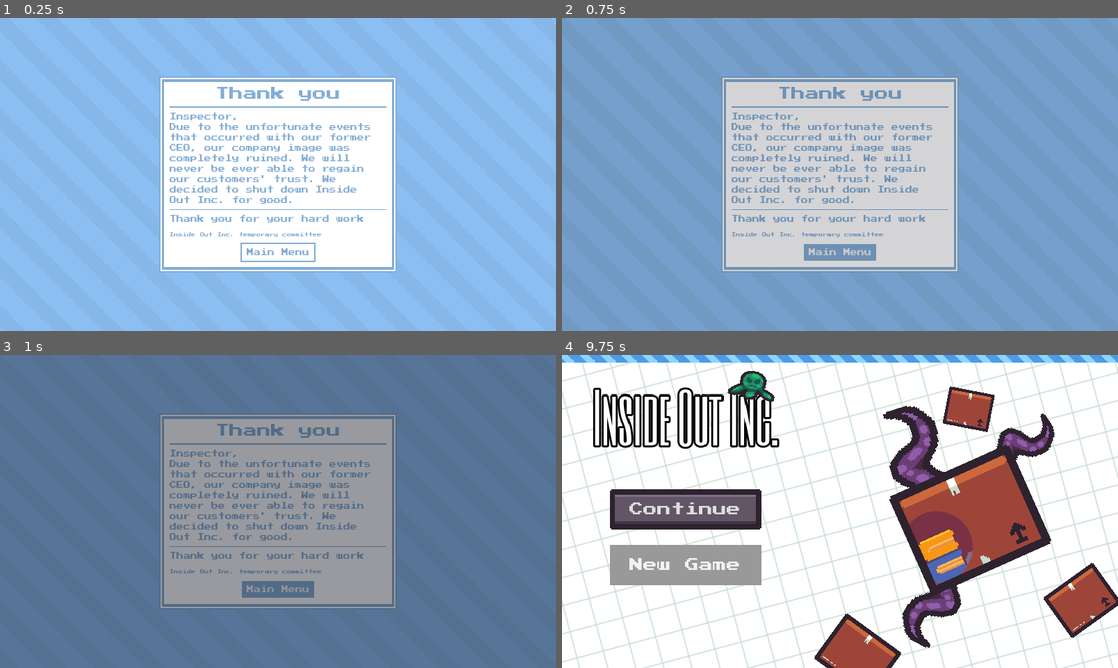
Above: before the commit, frames 1-4 (two rows, left to right).
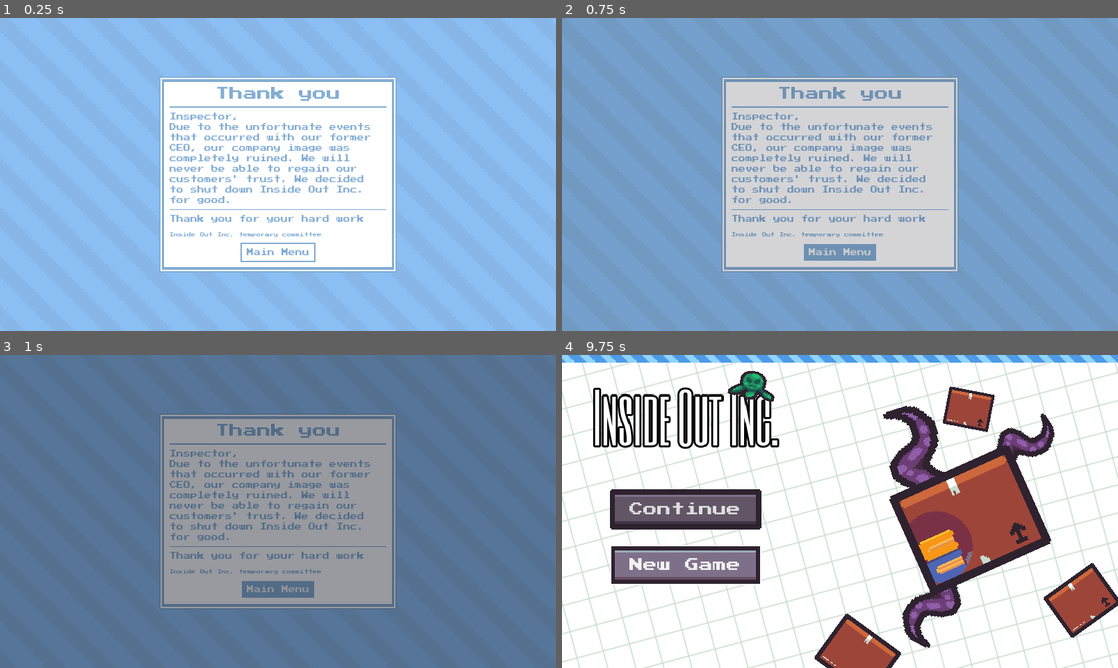
Above: after the commit, the same moments.

Repository: FixelDev/inside-out-inc
Game: Godot game, scene res://scenes/ending/ending.tscn
Two runs of this game, one before a commit and one after it. Both use one fixed random seed, a clock stepped at 60 frames per second and the inputs below. This scene is started directly instead of the project's main scene.
Inputs (mouse positions are in pixels of both pictures, inside the frame that each line leads up to):
- Up to frame 1 (0.25 s): no input
- Up to frame 2 (0.75 s): click "Main Menu" at 0.5 s
- Up to frame 3 (1 s): no input
- Up to frame 4 (9.75 s): move the mouse to (962, 495) at 1.27 s; move the mouse to (728, 527) at 2.02 s; move the mouse to (895, 442) at 2.77 s; move the mouse to (812, 574) at 3.52 s; move the mouse to (1006, 558) at 4.27 s; move the mouse to (673, 464) at 5.02 s; move the mouse to (867, 511) at 5.77 s; move the mouse to (756, 433) at 6.52 s; move the mouse to (962, 495) at 7.27 s; move the mouse to (728, 527) at 8.02 s; click "New Game" at 8.75 s; click "New Game" at 9.5 s

The runs differ from the first frame. In frame 1, 1.0% of the frame differs, in the area x 30-66%, y 46-60%; in frame 2, 1.0%; in frame 3, 0.8%; in frame 4, 3.2%, in the area x 8-36%, y 60-74%.

Commit message:
Finish the game up

Diff:
--- a/day/day0.tres
+++ b/day/day0.tres
@@ -5,10 +5,10 @@
 [resource]
 script = ExtResource("1_7ig46")
 number = 8
-packages_amount = 12
-strikes_amount = 3
-normal_time_left = 5.0
-emergency_time_left = 4.0
+packages_amount = 20
+strikes_amount = 20
+normal_time_left = 20.0
+emergency_time_left = 20.0
 package_type_odds = {
 "evil_package": 0.55,
 "normal_package": 0.45
--- a/day/day6.tres
+++ b/day/day6.tres
@@ -7,8 +7,8 @@
 number = 6
 packages_amount = 14
 strikes_amount = 3
-normal_time_left = 7.0
-emergency_time_left = 6.0
+normal_time_left = 6.0
+emergency_time_left = 5.0
 package_type_odds = {
 "evil_package": 0.6,
 "normal_package": 0.4
--- a/day/day7.tres
+++ b/day/day7.tres
@@ -6,9 +6,9 @@
 script = ExtResource("1_rtitg")
 number = 7
 packages_amount = 16
-strikes_amount = 3
-normal_time_left = 6.0
-emergency_time_left = 5.0
+strikes_amount = 2
+normal_time_left = 5.0
+emergency_time_left = 4.0
 package_type_odds = {
 "evil_package": 0.55,
 "normal_package": 0.45
--- a/entities/aliens/parts/vampire_mouth/vampire_mouth.tscn
+++ b/entities/aliens/parts/vampire_mouth/vampire_mouth.tscn
@@ -4,6 +4,7 @@
 [ext_resource type="Texture2D" uid="uid://bybkajuofaeni" path="res://entities/aliens/parts/vampire_mouth/vampire_mouth.png" id="2_6y2vf"]
 
 [node name="VampireMouth" instance=ExtResource("1_wxj5y")]
+max_scale = 0.3
 is_bounce_animation = true
 
 [node name="AlienPart" parent="." index="0"]
--- a/entities/emergency_module/emergency_keypad_panel/number_button.tscn
+++ b/entities/emergency_module/emergency_keypad_panel/number_button.tscn
@@ -32,6 +32,7 @@
 custom_minimum_size = Vector2(0, 60)
 size_flags_horizontal = 3
 size_flags_vertical = 3
+mouse_default_cursor_shape = 2
 theme_override_colors/font_hover_color = Color(0.194349, 0.194349, 0.194349, 1)
 theme_override_styles/normal = SubResource("StyleBoxTexture_ta5tk")
 theme_override_styles/hover = SubResource("StyleBoxTexture_u3ne2")
--- a/entities/packages/fridge/fridge.tscn
+++ b/entities/packages/fridge/fridge.tscn
@@ -5,6 +5,7 @@
 [ext_resource type="Texture2D" uid="uid://kdvmq4xn7bns" path="res://entities/packages/fridge/fridge.png" id="3_cc1vu"]
 
 [node name="Fridge" instance=ExtResource("1_s0wnd")]
+scale = Vector2(3.5, 3.5)
 x_ray_sprites = Array[Texture2D]([ExtResource("2_dal16")])
 
 [node name="NormalSprite" parent="." index="0"]
--- a/globals/day_manager/day_manager.gd
+++ b/globals/day_manager/day_manager.gd
@@ -3,7 +3,7 @@
 @export var days: Array[Day] = []
 
 var current_day: Day
-var current_day_index = 7
+var current_day_index = 0
 
 func _ready() -> void:
 	current_day = days[current_day_index]
@@ -17,3 +17,8 @@
 
 func is_last_day() -> bool:
 	return current_day.number == days.size()
+
+
+func set_current_day(index: int) -> void:
+	current_day_index = index
+	current_day = days[current_day_index]
--- a/globals/day_manager/day_manager.tscn
+++ b/globals/day_manager/day_manager.tscn
@@ -8,8 +8,7 @@
 [ext_resource type="Resource" uid="uid://dyd7mf3ktwwvt" path="res://day/day5.tres" id="6_agetx"]
 [ext_resource type="Resource" uid="uid://b0mbi3akwk20u" path="res://day/day6.tres" id="7_dy8dt"]
 [ext_resource type="Resource" uid="uid://cb6e3bmofuoj8" path="res://day/day7.tres" id="8_4urst"]
-[ext_resource type="Resource" uid="uid://c3ethutb8csw" path="res://day/day0.tres" id="9_mus4m"]
 
 [node name="DayManager" type="Node2D"]
 script = ExtResource("1_uhfh6")
-days = Array[Resource("res://day/day.gd")]([ExtResource("2_omlf3"), ExtResource("3_7rcxq"), ExtResource("4_0gti1"), ExtResource("5_g8b5b"), ExtResource("6_agetx"), ExtResource("7_dy8dt"), ExtResource("8_4urst"), ExtResource("9_mus4m")])
+days = Array[Resource("res://day/day.gd")]([ExtResource("2_omlf3"), ExtResource("3_7rcxq"), ExtResource("4_0gti1"), ExtResource("5_g8b5b"), ExtResource("6_agetx"), ExtResource("7_dy8dt"), ExtResource("8_4urst")])
--- a/scenes/ending/ending.gd
+++ b/scenes/ending/ending.gd
@@ -20,4 +20,5 @@
 	tween.tween_property(dark_panel, "modulate:a", 1, 1)
 	await tween.finished
 
+	DayManager.set_current_day(DayManager.days.size() - 1)
 	SceneManager.load_scene(SceneManager.menu_scene)
--- a/scenes/ending/ending.tscn
+++ b/scenes/ending/ending.tscn
@@ -83,7 +83,7 @@
 layout_mode = 2
 theme_override_font_sizes/font_size = 16
 text = "Inspector,
-Due to the unfortunate events that occurred with our former CEO, our company image was completely ruined. We will never be ever able to regain our customers' trust. We decided to shut down Inside Out Inc. for good."
+Due to the unfortunate events that occurred with our former CEO, our company image was completely ruined. We will never be able to regain our customers' trust. We decided to shut down Inside Out Inc. for good."
 autowrap_mode = 2
 
 [node name="Control3" type="Control" parent="CanvasLayer/InfoPaper/MarginContainer/VBoxContainer"]
@@ -123,6 +123,7 @@
 [node name="MenuButton" type="Button" parent="CanvasLayer/InfoPaper/MarginContainer/VBoxContainer"]
 layout_mode = 2
 size_flags_horizontal = 4
+mouse_default_cursor_shape = 2
 text = "Main Menu"
 
 [node name="LogoPanel" type="Panel" parent="CanvasLayer"]
--- a/scenes/galactic_bulletin/galactic_bulletin.tscn
+++ b/scenes/galactic_bulletin/galactic_bulletin.tscn
@@ -422,7 +422,7 @@
 theme_override_constants/separation = 40
 
 [node name="MainArticleContainer" type="VBoxContainer" parent="UI/BG/VBoxContainer/GalacticBulletinPanel/MarginContainer/VBoxContainer/ArticlesContainer"]
-custom_minimum_size = Vector2(300, 0)
+custom_minimum_size = Vector2(340, 0)
 layout_mode = 2
 size_flags_horizontal = 3
 size_flags_stretch_ratio = 2.0
@@ -470,7 +470,7 @@
 
 [node name="SecondArticleContainer" type="HBoxContainer" parent="UI/BG/VBoxContainer/GalacticBulletinPanel/MarginContainer/VBoxContainer/ArticlesContainer"]
 clip_contents = true
-custom_minimum_size = Vector2(200, 0)
+custom_minimum_size = Vector2(240, 0)
 layout_mode = 2
 size_flags_horizontal = 3
 
@@ -517,13 +517,13 @@
 unique_name_in_owner = true
 custom_minimum_size = Vector2(0, 10)
 layout_mode = 2
-text = "Second article"
+text = "METEOROLOGICAL"
 horizontal_alignment = 1
 vertical_alignment = 1
 autowrap_mode = 2
 
 [node name="ThirdArticleContainer" type="VBoxContainer" parent="UI/BG/VBoxContainer/GalacticBulletinPanel/MarginContainer/VBoxContainer/ArticlesContainer"]
-custom_minimum_size = Vector2(200, 0)
+custom_minimum_size = Vector2(240, 0)
 layout_mode = 2
 size_flags_horizontal = 3
 
@@ -584,6 +584,7 @@
 [node name="StartButton" type="Button" parent="UI/BG/VBoxContainer/GalacticBulletinPanel/MarginContainer/VBoxContainer"]
 layout_mode = 2
 size_flags_horizontal = 4
+mouse_default_cursor_shape = 2
 theme_override_colors/font_hover_color = Color(0.180392, 0.133333, 0.184314, 1)
 theme_override_styles/normal = SubResource("StyleBoxTexture_g301u")
 theme_override_styles/hover = SubResource("StyleBoxTexture_1vqrt")
--- a/scenes/game/game.gd
+++ b/scenes/game/game.gd
@@ -14,6 +14,7 @@
 @onready var normal_package_forwarded_stream_player = %NormalPackageForwardedStreamPlayer
 @onready var successful_check_audio_stream = %SuccessfulCheckAudioStream
 @onready var strike_audio_stream = %StrikeAudioStream
+@onready var game_button_2_audio_stream = %GameButton2AudioStream
 
 signal emergency_mode_toggled(enabled: bool)
 
@@ -164,5 +165,6 @@
 
 
 func _on_begin_button_pressed():
+	game_button_2_audio_stream.play()
 	info_paper.visible = false
 	spawn_package()
--- a/scenes/game/game.tscn
+++ b/scenes/game/game.tscn
@@ -1,8 +1,7 @@
-[gd_scene load_steps=158 format=3 uid="uid://domuj11pt21e0"]
+[gd_scene load_steps=155 format=3 uid="uid://domuj11pt21e0"]
 
 [ext_resource type="Texture2D" uid="uid://0xu767unbmot" path="res://scenes/game/graphics/wall.png" id="1_jn13p"]
 [ext_resource type="Script" path="res://scenes/game/game.gd" id="1_w4xhy"]
-[ext_resource type="Texture2D" uid="uid://txy8dn2rvt0i" path="res://scenes/game/graphics/window.png" id="2_pk478"]
 [ext_resource type="Material" uid="uid://4gnfyg7ugi1n" path="res://scenes/game/window_mask.tres" id="3_h6v4r"]
 [ext_resource type="Script" path="res://scenes/game/time_left_progress_bar.gd" id="4_1w6ym"]
 [ext_resource type="StyleBox" uid="uid://bv61dycl0wq5p" path="res://scenes/game/graphics/table_texture.tres" id="4_4t4ae"]
@@ -63,6 +62,7 @@
 [ext_resource type="Texture2D" uid="uid://duhabuen6d406" path="res://scenes/game/graphics/emergency_lamp.png" id="44_qa7fk"]
 [ext_resource type="PackedScene" uid="uid://djfmjkuiwck6x" path="res://entities/packages/box/box.tscn" id="45_e7rc1"]
 [ext_resource type="Script" path="res://scenes/game/package_spawner.gd" id="46_mkleq"]
+[ext_resource type="Texture2D" uid="uid://bvkhrwgncewfx" path="res://window_mask.jpg" id="53_gjkp5"]
 [ext_resource type="PackedScene" uid="uid://c0qvln8yg28ys" path="res://entities/laser/laser.tscn" id="54_6k7yb"]
 [ext_resource type="PackedScene" uid="uid://ca22i4rw6fnel" path="res://entities/packages/destroy_particles.tscn" id="55_4wqyy"]
 [ext_resource type="PackedScene" uid="uid://14o66vwcpfwb" path="res://entities/xray/xray.tscn" id="55_yg3a8"]
@@ -82,9 +82,7 @@
 [ext_resource type="AudioStream" uid="uid://dt5pxf5fvl1e1" path="res://scenes/game/sounds/emergency_crate_open.mp3" id="63_4ovnc"]
 [ext_resource type="PackedScene" uid="uid://bagq0ulc4ga7b" path="res://entities/packages/alien_package/alien_package_4/alien_package_4.tscn" id="63_ufwdc"]
 [ext_resource type="PackedScene" uid="uid://bmyq1kwhv0hab" path="res://entities/packages/alien_package/alien_package_5/alien_package_5.tscn" id="64_jdmae"]
-[ext_resource type="Script" path="res://scenes/game/xray_buzzing_area.gd" id="64_leyj2"]
 [ext_resource type="PackedScene" uid="uid://wgi7oe0xmbet" path="res://entities/packages/alien_package/slime_package/slime_package.tscn" id="65_aod0q"]
-[ext_resource type="AudioStream" uid="uid://ddt5arjodd1tj" path="res://scenes/game/sounds/xray.mp3" id="65_qgm1t"]
 [ext_resource type="PackedScene" uid="uid://bm08psjqqf6rc" path="res://entities/packages/pedestal/pedestal.tscn" id="66_2ifts"]
 [ext_resource type="PackedScene" uid="uid://ch2lrm20lvjw1" path="res://entities/packages/alien_package/spider_package/spider_package.tscn" id="66_445ud"]
 [ext_resource type="PackedScene" uid="uid://bu82moksnlmnl" path="res://entities/packages/pipes/pipes.tscn" id="67_a448j"]
@@ -383,9 +381,6 @@
 
 [sub_resource type="StyleBoxEmpty" id="StyleBoxEmpty_cy1b4"]
 
-[sub_resource type="RectangleShape2D" id="RectangleShape2D_57ja3"]
-size = Vector2(850, 394)
-
 [sub_resource type="Animation" id="Animation_f1e78"]
 length = 0.001
 tracks/0/type = "value"
@@ -538,6 +533,7 @@
 custom_minimum_size = Vector2(200, 130)
 layout_mode = 2
 size_flags_horizontal = 4
+mouse_default_cursor_shape = 2
 theme_override_styles/normal = SubResource("StyleBoxTexture_bw53p")
 theme_override_styles/hover = SubResource("StyleBoxTexture_jsqyr")
 theme_override_styles/pressed = SubResource("StyleBoxTexture_vfn5u")
@@ -549,6 +545,7 @@
 custom_minimum_size = Vector2(250, 0)
 layout_mode = 2
 size_flags_horizontal = 4
+mouse_default_cursor_shape = 2
 theme_override_styles/normal = SubResource("StyleBoxTexture_pjlxq")
 theme_override_styles/hover = SubResource("StyleBoxTexture_6uybi")
 theme_override_styles/pressed = SubResource("StyleBoxTexture_p2h2l")
@@ -749,6 +746,7 @@
 offset_bottom = 237.0
 grow_vertical = 2
 scale = Vector2(2.36, 2.36)
+mouse_default_cursor_shape = 2
 theme_override_styles/normal = SubResource("StyleBoxTexture_rreug")
 theme_override_styles/hover = SubResource("StyleBoxTexture_gk736")
 theme_override_styles/pressed = SubResource("StyleBoxTexture_ltgkb")
@@ -921,6 +919,7 @@
 custom_minimum_size = Vector2(0, 40)
 layout_mode = 2
 size_flags_horizontal = 3
+mouse_default_cursor_shape = 2
 theme_override_styles/normal = SubResource("StyleBoxTexture_6tgc2")
 theme_override_styles/hover = SubResource("StyleBoxTexture_gck6a")
 theme_override_styles/pressed = SubResource("StyleBoxTexture_25c3s")
@@ -932,6 +931,7 @@
 custom_minimum_size = Vector2(0, 40)
 layout_mode = 2
 size_flags_horizontal = 3
+mouse_default_cursor_shape = 2
 theme_override_styles/normal = SubResource("StyleBoxTexture_ajktt")
 theme_override_styles/hover = SubResource("StyleBoxTexture_1okt5")
 theme_override_styles/pressed = SubResource("StyleBoxTexture_tsa0e")
@@ -1207,6 +1207,7 @@
 [node name="BeginButton" type="Button" parent="UI/InfoPaper/MarginContainer/VBoxContainer"]
 layout_mode = 2
 size_flags_horizontal = 4
+mouse_default_cursor_shape = 2
 theme_override_colors/font_color = Color(0.513726, 0.678431, 0.831373, 1)
 theme_override_colors/font_hover_color = Color(1, 1, 1, 1)
 theme_override_font_sizes/font_size = 32
@@ -1273,6 +1274,7 @@
 [node name="ResumeButton" type="Button" parent="UI/PausePanel/PanelContainer/MarginContainer/VBoxContainer"]
 process_mode = 3
 layout_mode = 2
+mouse_default_cursor_shape = 2
 theme_override_colors/font_hover_color = Color(0.129412, 0.129412, 0.129412, 1)
 theme_override_font_sizes/font_size = 32
 theme_override_styles/normal = SubResource("StyleBoxFlat_tua74")
@@ -1289,6 +1291,7 @@
 [node name="MenuButton" type="Button" parent="UI/PausePanel/PanelContainer/MarginContainer/VBoxContainer"]
 process_mode = 3
 layout_mode = 2
+mouse_default_cursor_shape = 2
 theme_override_colors/font_hover_color = Color(0.129412, 0.129412, 0.129412, 1)
 theme_override_font_sizes/font_size = 32
 theme_override_styles/normal = SubResource("StyleBoxFlat_tua74")
@@ -1301,21 +1304,6 @@
 [node name="Spacer4" type="Control" parent="UI/PausePanel/PanelContainer/MarginContainer/VBoxContainer"]
 custom_minimum_size = Vector2(0, 40)
 layout_mode = 2
-
-[node name="XrayBuzzingArea" type="Area2D" parent="UI"]
-z_index = 2
-position = Vector2(640, 285)
-collision_layer = 2
-collision_mask = 2
-script = ExtResource("64_leyj2")
-
-[node name="CollisionShape2D" type="CollisionShape2D" parent="UI/XrayBuzzingArea"]
-position = Vector2(0, -32)
-shape = SubResource("RectangleShape2D_57ja3")
-
-[node name="XrayAudioStream" type="AudioStreamPlayer2D" parent="UI/XrayBuzzingArea"]
-unique_name_in_owner = true
-stream = ExtResource("65_qgm1t")
 
 [node name="Wall" type="Sprite2D" parent="."]
 texture_repeat = 2
@@ -1430,10 +1418,10 @@
 [node name="WallWindow" type="Node2D" parent="."]
 
 [node name="WindowMask" type="PointLight2D" parent="WallWindow"]
-position = Vector2(639.5, 258.5)
-scale = Vector2(53.3125, 25.5625)
+position = Vector2(639.5, 274.878)
+scale = Vector2(0.850586, 0.44898)
 energy = 0.0
-texture = ExtResource("2_pk478")
+texture = ExtResource("53_gjkp5")
 
 [node name="Window" type="Sprite2D" parent="WallWindow"]
 texture_repeat = 2
@@ -1645,6 +1633,10 @@
 [node name="EmergencyMusicAudioStream" type="AudioStreamPlayer2D" parent="AudioStreams"]
 unique_name_in_owner = true
 stream = SubResource("AudioStreamRandomizer_qvwwc")
+
+[node name="GameButton2AudioStream" type="AudioStreamPlayer2D" parent="AudioStreams"]
+unique_name_in_owner = true
+stream = ExtResource("10_n4nq0")
 
 [connection signal="emergency_mode_toggled" from="." to="UI/EmergencyModule" method="_on_game_emergency_mode_toggled"]
 [connection signal="emergency_mode_toggled" from="." to="WallWindow/EmergencyCrate" method="_on_game_emergency_mode_toggled"]
@@ -1660,8 +1652,6 @@
 [connection signal="pressed" from="UI/InfoPaper/MarginContainer/VBoxContainer/BeginButton" to="." method="_on_begin_button_pressed"]
 [connection signal="pressed" from="UI/PausePanel/PanelContainer/MarginContainer/VBoxContainer/ResumeButton" to="PauseManager" method="_on_resume_button_pressed"]
 [connection signal="pressed" from="UI/PausePanel/PanelContainer/MarginContainer/VBoxContainer/MenuButton" to="PauseManager" method="_on_menu_button_pressed"]
-[connection signal="mouse_entered" from="UI/XrayBuzzingArea" to="UI/XrayBuzzingArea" method="_on_mouse_entered"]
-[connection signal="mouse_exited" from="UI/XrayBuzzingArea" to="UI/XrayBuzzingArea" method="_on_mouse_exited"]
 [connection signal="timeout" from="Timers/TimerToSpawnPackage" to="." method="_on_timer_to_spawn_package_timeout"]
 [connection signal="timeout" from="Timers/TimerTimeToLeft" to="UI/TimeLeftProgressBarContainer/TimeLeftProgressBar" method="_on_timer_time_to_left_timeout"]
 [connection signal="timeout" from="Timers/TimerExtraTime" to="." method="_on_timer_extra_time_timeout"]
--- a/scenes/game_over/game_over.tscn
+++ b/scenes/game_over/game_over.tscn
@@ -118,11 +118,13 @@
 [node name="MenuButton" type="Button" parent="CanvasLayer/PinkSlip/VBoxContainer/HBoxContainer"]
 custom_minimum_size = Vector2(207.45, 0)
 layout_mode = 2
+mouse_default_cursor_shape = 2
 text = "Menu"
 
 [node name="ResetDayButton" type="Button" parent="CanvasLayer/PinkSlip/VBoxContainer/HBoxContainer"]
 custom_minimum_size = Vector2(207.45, 0)
 layout_mode = 2
+mouse_default_cursor_shape = 2
 text = "Restart Day"
 
 [node name="ButtonPressedAutioStream" type="AudioStreamPlayer2D" parent="."]
--- a/scenes/menu/menu.tscn
+++ b/scenes/menu/menu.tscn
@@ -63,9 +63,9 @@
 texture_margin_right = 14.0
 texture_margin_bottom = 30.0
 
-[sub_resource type="StyleBoxFlat" id="StyleBoxFlat_u5dmx"]
-
-[sub_resource type="StyleBoxFlat" id="StyleBoxFlat_2tf36"]
+[sub_resource type="StyleBoxEmpty" id="StyleBoxEmpty_pfkxa"]
+
+[sub_resource type="StyleBoxEmpty" id="StyleBoxEmpty_iec7s"]
 
 [sub_resource type="Animation" id="Animation_nu8nk"]
 length = 0.001
@@ -188,6 +188,7 @@
 [node name="ContinueButton" type="Button" parent="UI/MarginContainer/VBoxContainer/MarginContainer/VBoxContainer"]
 unique_name_in_owner = true
 layout_mode = 2
+mouse_default_cursor_shape = 2
 theme_override_font_sizes/font_size = 32
 theme_override_styles/normal = SubResource("StyleBoxTexture_bes62")
 theme_override_styles/hover = SubResource("StyleBoxTexture_2u4s4")
@@ -202,12 +203,13 @@
 
 [node name="NewGameButton" type="Button" parent="UI/MarginContainer/VBoxContainer/MarginContainer/VBoxContainer"]
 layout_mode = 2
+mouse_default_cursor_shape = 2
 theme_override_font_sizes/font_size = 32
 theme_override_styles/normal = SubResource("StyleBoxTexture_h0hqk")
 theme_override_styles/hover = SubResource("StyleBoxTexture_a12q3")
 theme_override_styles/pressed = SubResource("StyleBoxTexture_7b43u")
-theme_override_styles/disabled = SubResource("StyleBoxFlat_u5dmx")
-theme_override_styles/focus = SubResource("StyleBoxFlat_2tf36")
+theme_override_styles/disabled = SubResource("StyleBoxEmpty_pfkxa")
+theme_override_styles/focus = SubResource("StyleBoxEmpty_iec7s")
 text = "New Game"
 
 [node name="TextureRect4" type="TextureRect" parent="UI"]
Not shown, changed: build/index.apple-touch-icon.png.import
Not shown, changed: build/index.icon.png.import
Not shown, changed: build/index.png.import
Not shown: 1 places in globals/day_manager/day_manager.tscn that only renumber resources
Binary file added: window_mask.jpg
Not shown, added: window_mask.jpg.import
Not shown, changed: build/index.pck
Not shown, changed: build/inside out inc.zip
